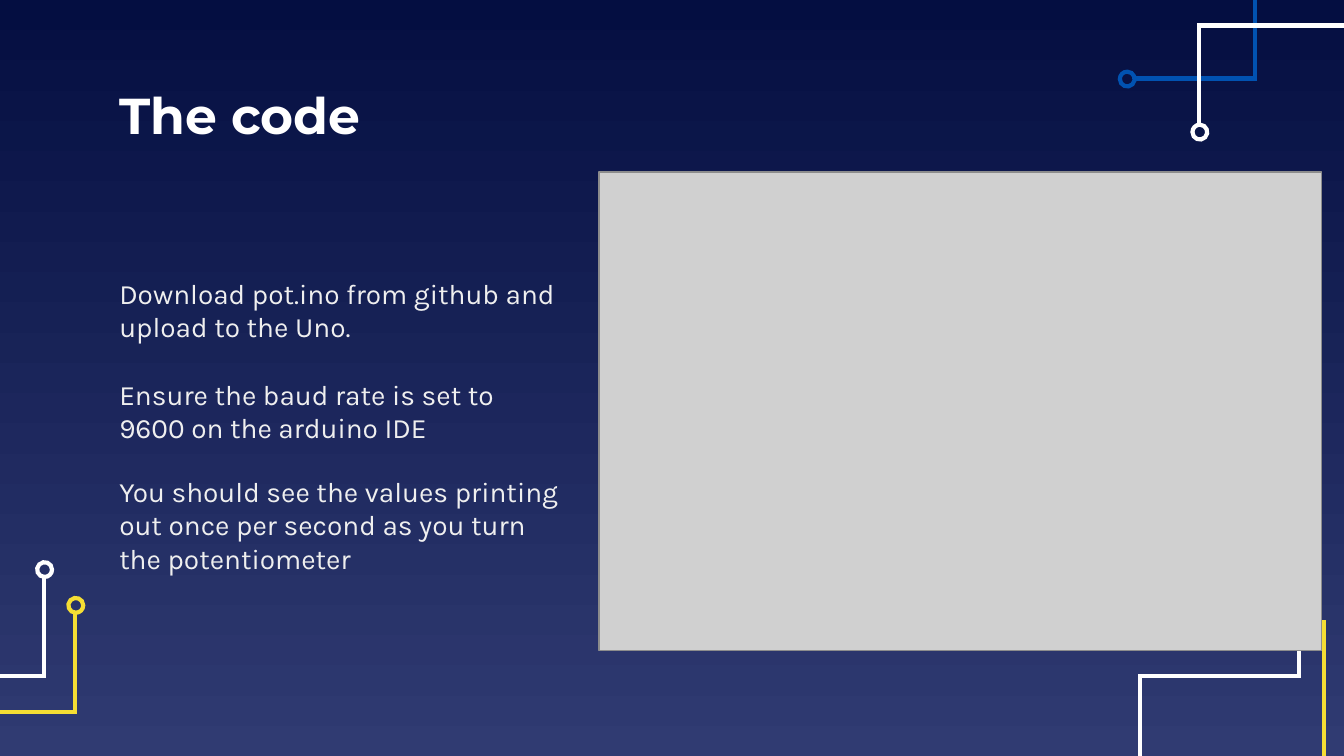
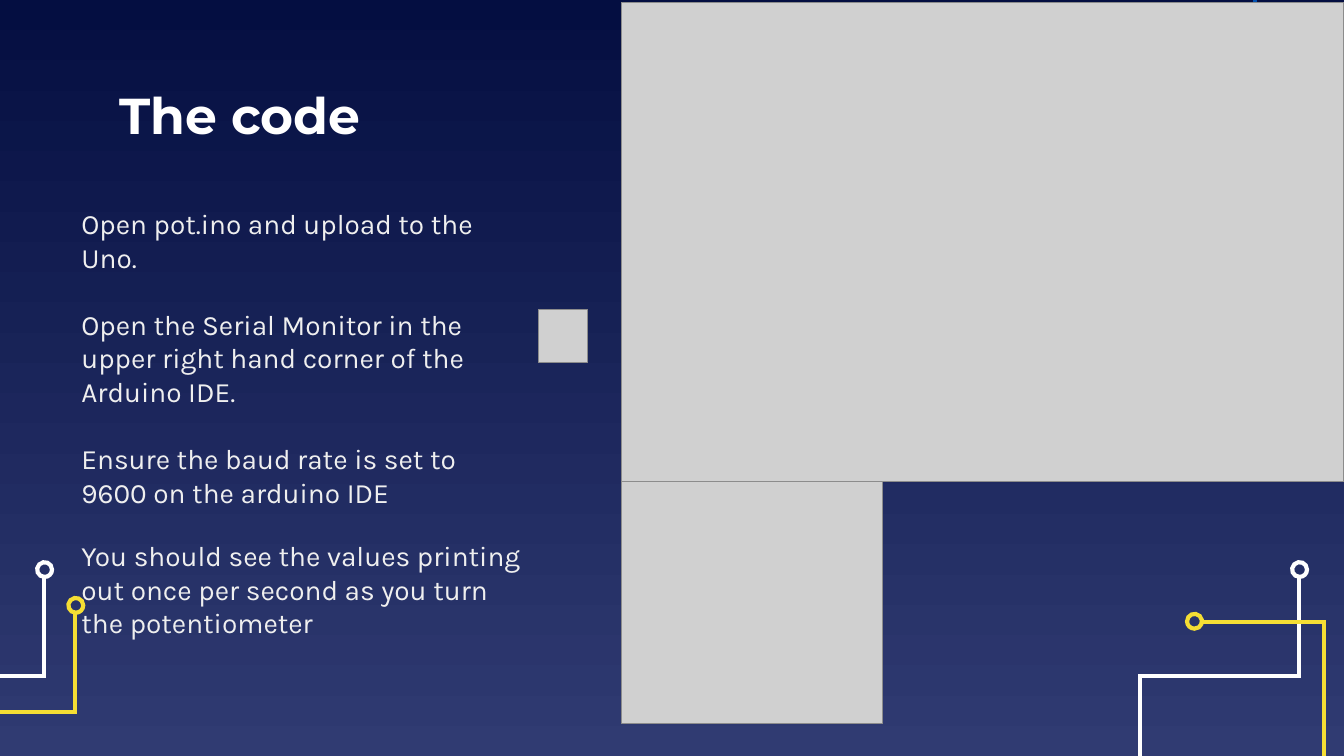
Before and after one commit to EELabMan/Arduino-4-Serial-Communications, a slide deck: slide 7 of Arduino Workshop 4 Serial Communication.pptx (slide 8 before the commit). Drawn at 1344x756 pixels with LibreOffice and Linux fonts; fonts in the diff are those of the drawing; grey boxes stand for pictures. Boxes give left, top, right and bottom in pixels: in the first picture for what was removed or moved away, otherwise in the second. Text is boxed around its words. In the diff, an @@ line names an element or a change of style, - is before the commit and + after.

```diff
--- a/Arduino Workshop 4 Serial Communication.pptx
+++ b/Arduino Workshop 4 Serial Communication.pptx
@@ picture: place and size @@
-picture at box(599, 172, 1322, 650)
+picture at box(621, 3, 1344, 481)
@@ freeform shape removed at box(1120, 71, 1137, 89) @@
@@ text "Open pot.ino and upload to ...": place and size @@
-text "Open pot.ino and upload to ..." at box(119, 284, 558, 575)
+text "Open pot.ino and upload to ..." at box(81, 215, 520, 640)
@@ text at box(81, 215, 473, 403): text changed @@
-Download pot.ino from github and upload to the Uno.
+Open pot.ino and upload to the Uno.
+Open the Serial Monitor in the upper right hand corner of the Arduino IDE.
@@ picture added at box(539, 309, 587, 363) @@
@@ picture added at box(621, 481, 883, 723) @@
@@ freeform shape: place and size @@
-freeform shape at box(1192, 125, 1210, 142)
+freeform shape at box(1290, 559, 1308, 577)
@@ freeform shape added at box(1187, 612, 1204, 629), outline #F5DE34 2.25 pt @@
```
Also in this commit, not shown: 22 other slides changed, 1 slide added, 7 slides removed.
